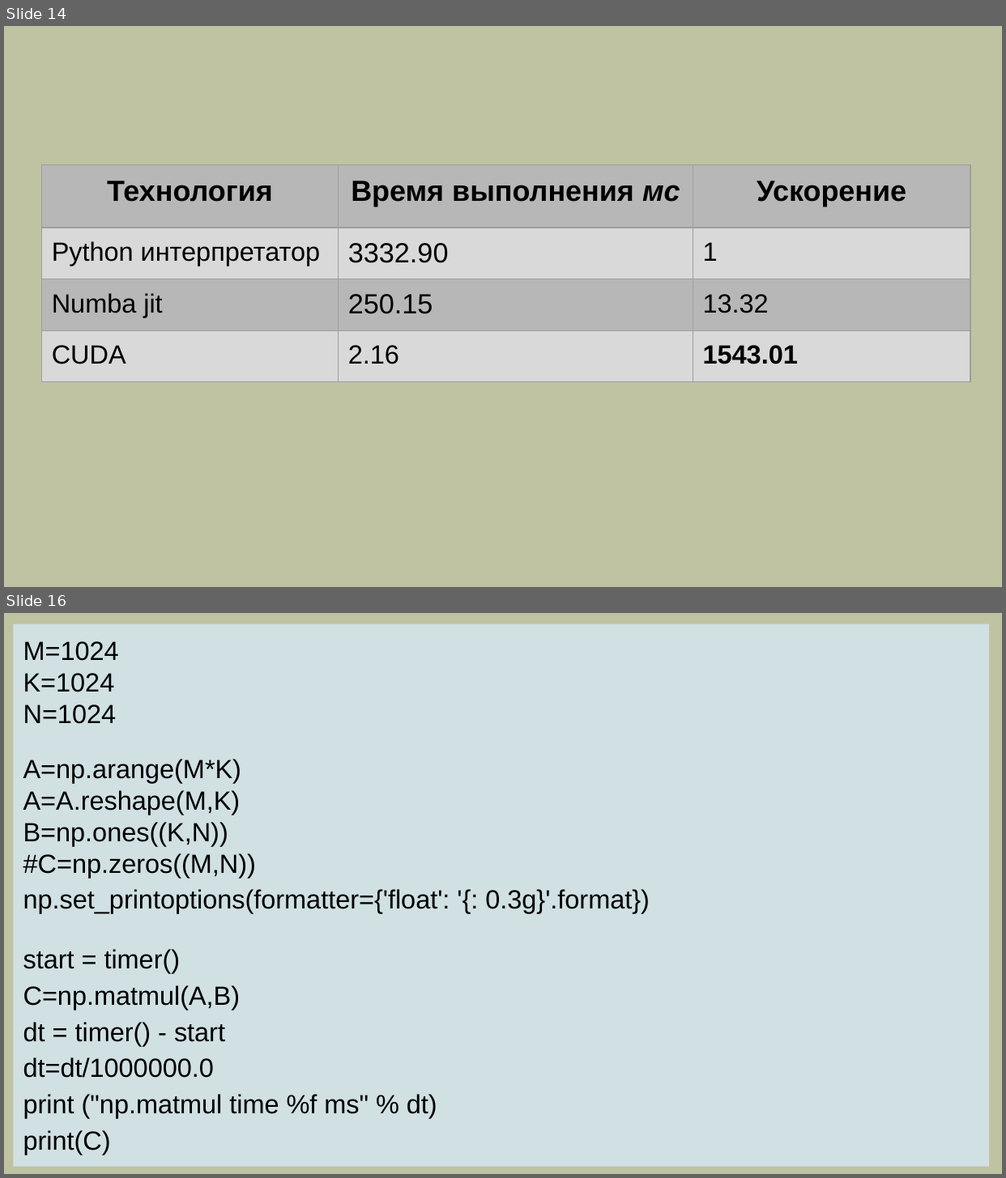
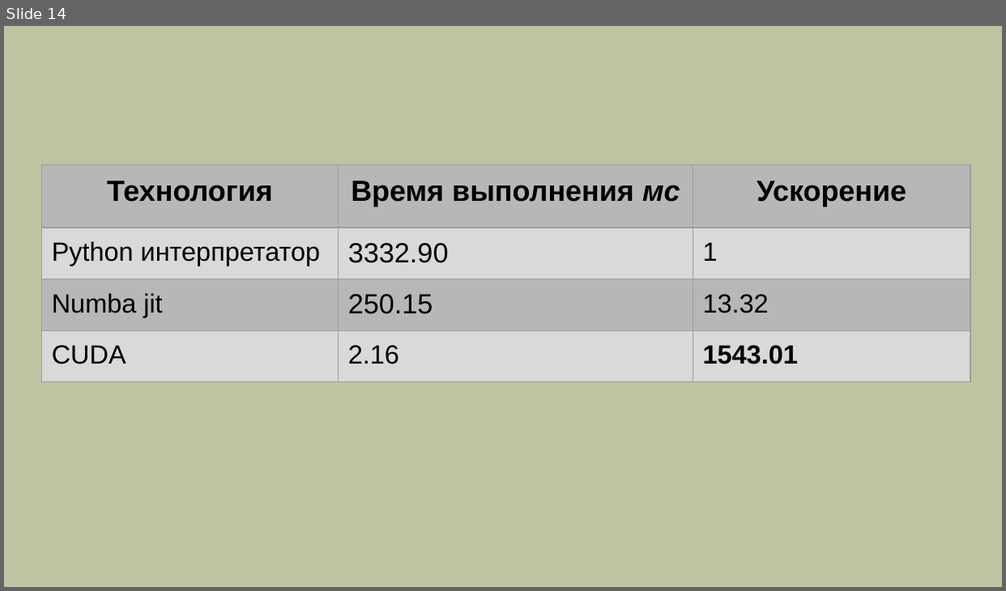
Before and after one commit to mlkv52/sibsutis_cuda_bachelors-2025, a slide deck: Лекции/pptx/Лекция10-ПГП-2025.pptx. Shown one above the other, each under a label of ours: slides 14 and 16 before the commit, slide 14 after it; the slides between them are not shown. The pictures are 1006x1178 and 1006x591 pixels, drawn with LibreOffice and Linux fonts; fonts in the diff are those of the drawing. Boxes give left, top, right and bottom in pixels: in the first picture for what was removed or moved away, otherwise in the second. Text is boxed around its words. In the diff, an @@ line names an element or a change of style, - is before the commit and + after.

```diff
--- a/Лекции/pptx/Лекция10-ПГП-2025.pptx
+++ b/Лекции/pptx/Лекция10-ПГП-2025.pptx
@@ slide 16 removed at box(4, 613, 1002, 1174), background #C0C3A1 @@
@@ rectangle removed at box(13, 624, 989, 1167) @@
-M=1024
-K=1024
-N=1024
-A=np.arange(M*K)
-A=A.reshape(M,K)
-B=np.ones((K,N))
-#C=np.zeros((M,N))
-np.set_printoptions(formatter={'float': '{: 0.3g}'.format})
-start = timer()
-C=np.matmul(A,B)
-dt = timer() - start
-dt=dt/1000000.0
-print ("np.matmul time %f ms" % dt)
-print(C)
```
Also in this commit, not shown: 5 other slides removed.
